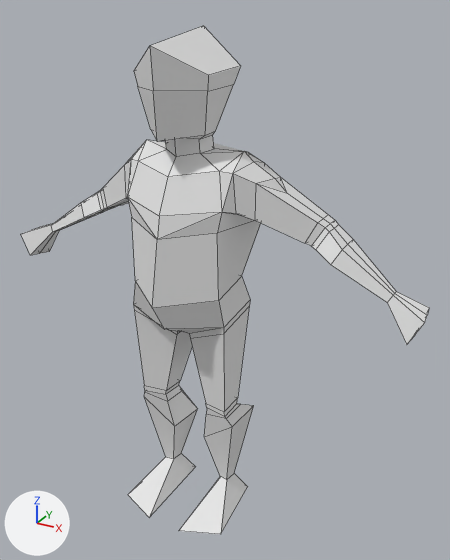
What one commit did to the FBX model Assets/DwarfAssets/Dwarf_prefab.fbx.
One viewpoint serves both versions: a camera (50 mm lens) standing at (0.762, -1.224, 1.281) and looking at (0.074, 0.028, 0.655). Arrows for +X, +Y and +Z are at lower left; the lights stay in place. Mesh edges are drawn as thin lines.

The first picture shows 'dwarf'.
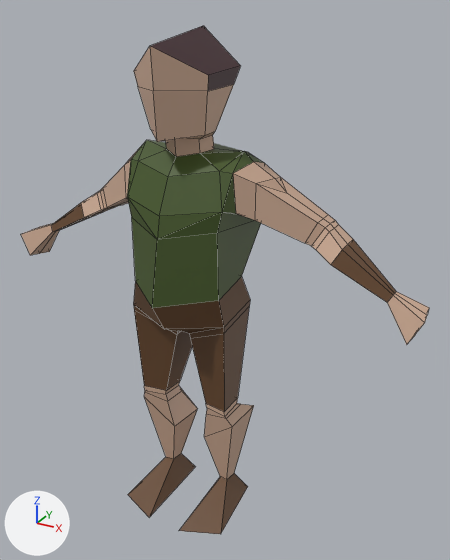
What differs and where, as boxes (x1, y1, x2, y2) in the pictures (450 x 560 px):
part 1 of me_cube_001, recoloured (grey to brown): (81, 46, 353, 265) in both
part 2 of me_cube_001, recoloured (grey to brown): (144, 381, 254, 480) in both
part 3 of me_cube_001, recoloured (grey to beige): (21, 224, 59, 255) in both
part 4 of me_cube_001, recoloured (white to beige): (387, 292, 429, 344) in both
part 5 of me_cube_001, recoloured (grey to green): (127, 140, 264, 308) in both
part 6 of me_cube_001, recoloured (grey to brown): (133, 276, 250, 412) in both
part 7 of me_cube_001, recoloured (white to brown): (128, 454, 248, 534) in both
part 8 of me_cube_001, recoloured (grey to brown): (51, 203, 100, 232) in both
part 9 of me_cube_001, recoloured (grey to brown): (331, 240, 396, 302) in both
part 10 of me_cube_001, recoloured: (151, 26, 240, 91) in both

The change, as a list of edits to the scene's bpy script:
```text
Add mat_shirt:
    mat_shirt = principled_material('shirt')
    mat_shirt.base_color = (0.0591, 0.0972, 0.0186)  # dark green #455825
Add mat_hair:
    mat_hair = principled_material('hair')
    mat_hair.base_color = (0.0507, 0.0163, 0.0215)  # brown #402228
Add mat_skin:
    mat_skin = principled_material('skin')
    mat_skin.base_color = (0.626, 0.418, 0.303)  # beige #cfad96
Add mat_pants:
    mat_pants = principled_material('pants')
    mat_pants.base_color = (0.136, 0.064, 0.0257)  # brown #67482c
Change me_cube_001:
    where me_cube_001.from_pydata(...)  # 222 vertices, 240 faces; spans x -0.571..0.571, y -0.183..0.125, z 0.0..1.242
    used by ob_dwarf; location = (0.0, 0.0, 0.0)
    me_cube_001 part 1: 82 of the faces centred in x -0.352..0.352, y -0.109..0.098, z 0.763..1.152 switch from no material to mat_skin (beige #cfad96)
    me_cube_001 part 2: 32 of the faces centred in x -0.132..0.132, y -0.061..0.057, z 0.131..0.328 switch from no material to mat_skin (beige #cfad96)
    me_cube_001 part 3: 8 of the faces centred in x -0.555..-0.511, y -0.001..0.05, z 0.647..0.696 switch from no material to mat_skin (beige #cfad96)
    me_cube_001 part 4: 8 of the faces centred in x 0.511..0.555, y -0.001..0.05, z 0.647..0.696 switch from no material to mat_skin (beige #cfad96)
    me_cube_001 part 5: all 50 faces centred in x -0.149..0.149, y -0.126..0.099, z 0.727..0.981 switch from no material to mat_shirt (dark green #455825)
    me_cube_001 part 6: all 28 faces centred in x -0.126..0.126, y -0.122..0.086, z 0.423..0.624 switch from no material to mat_pants (brown #67482d)
    me_cube_001 part 7: all 10 faces centred in x -0.122..0.122, y -0.086..0.045, z 0.001..0.033 switch from no material to mat_pants (brown #67482d)
    me_cube_001 part 8: all 6 faces centred in x -0.431..-0.416, y 0.018..0.069, z 0.721..0.752 switch from no material to mat_pants (brown #67482d)
    me_cube_001 part 9: all 6 faces centred in x 0.416..0.431, y 0.018..0.069, z 0.721..0.752 switch from no material to mat_pants (brown #67482d)
    me_cube_001 part 10: all 10 faces centred in x -0.09..0.09, y -0.024..0.083, z 1.08..1.191 switch from no material to mat_hair (brown #402228)
```
